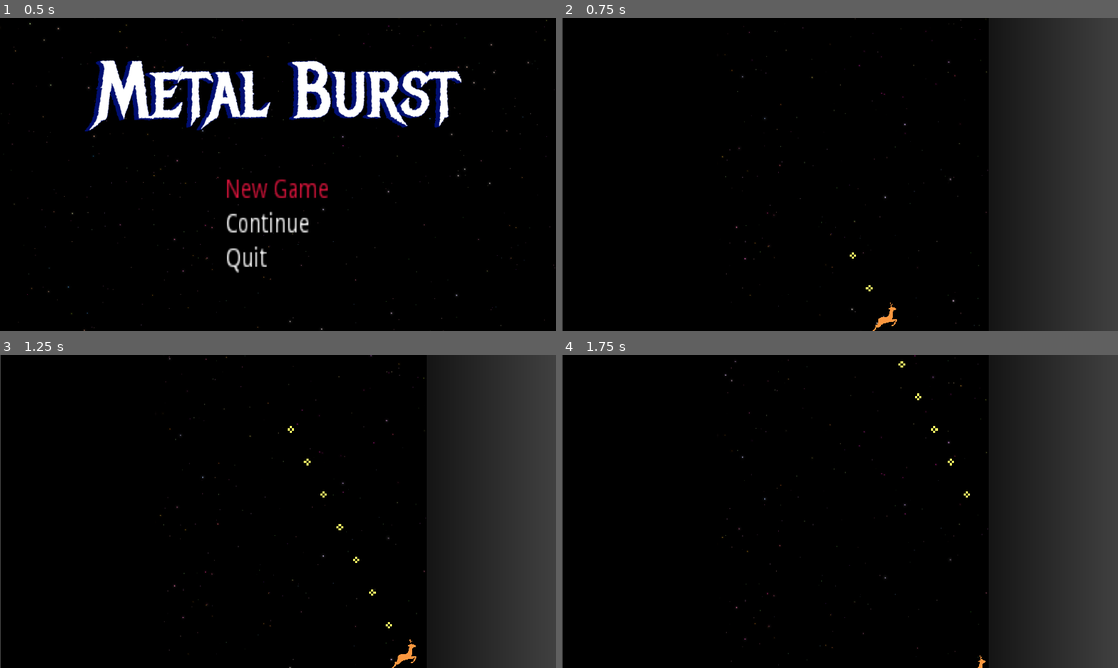
Above: before the commit, frames 1-4 (two rows, left to right).
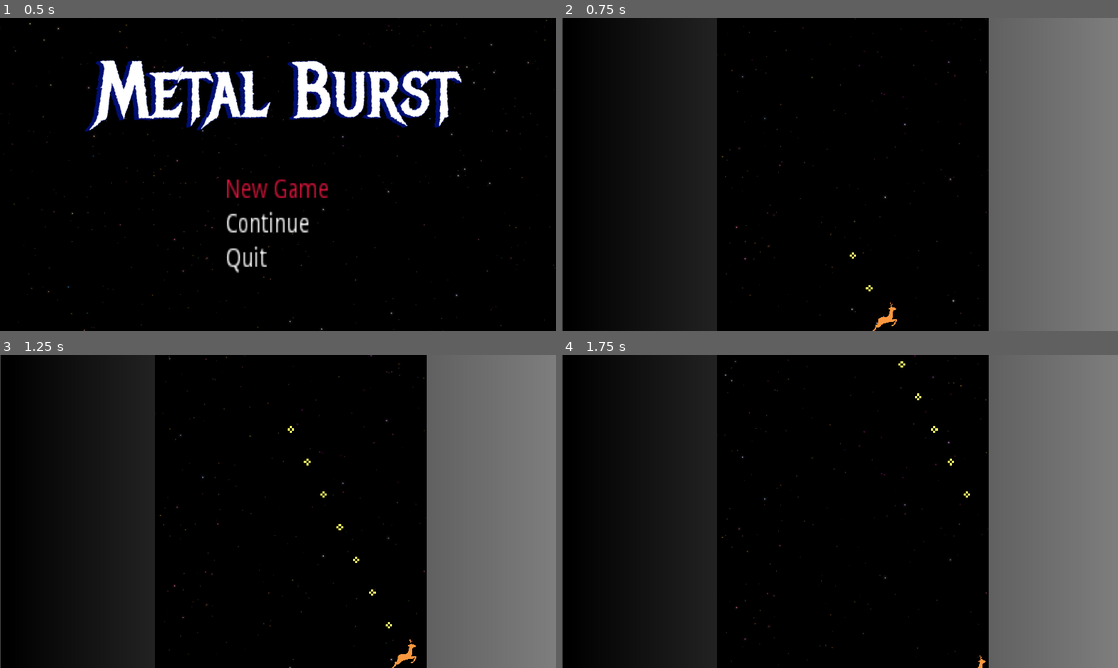
Above: after the commit, the same moments.

Repository: kyperbelt/MetalBurstPGJ
Game: Godot game, scene res://Screens/TitleScreen.tscn
Same seed, same stepped clock (60 frames per second), same inputs: the game is played once before the commit and once after it. The engine's default icon, where the game draws it, is replaced by a stand-in: a white triangle on a blue panel in a dark square.
Inputs (mouse positions are in pixels of both pictures, inside the frame that each line leads up to):
- Up to frame 1 (0.5 s): no input
- Up to frame 2 (0.75 s): tap Enter (ui_accept) at 0.5 s; move the mouse to (962, 158) at 0.52 s; hold D (move_right) from 0.53 s (still down); hold Space (fire) from 0.53 s (still down)
- Up to frame 3 (1.25 s): keep holding D (move_right); keep holding Space (fire); tap Enter (ui_accept) at 0.77 s
- Up to frame 4 (1.75 s): move the mouse to (728, 527) at 1.27 s; release D (move_right) at 1.28 s; release Space (fire) at 1.28 s; hold S (move_down) from 1.28 s (still down); tap Shift (move_slower) at 1.35 s; tap Enter (ui_accept) at 1.52 s

Frame 1 is identical in both runs. In frame 2, 31% of the frame differs, in the area x 20-100%, y 0-100%; in frame 3, 31%; in frame 4, 31%.

Commit message:
Small Changes
-Changed the position of one of the stage foes ; it is no longer off-screen
-Changed the UI gradient slightly so it is now easier to see the left edge of the screen

Diff:
--- a/MetalBurstGame/Stages/TestStage.tscn
+++ b/MetalBurstGame/Stages/TestStage.tscn
@@ -6,7 +6,6 @@
 [ext_resource path="res://placeholder_assets/audio/metal_burst-01.wav" type="AudioStream" id=4]
 
 [sub_resource type="Gradient" id=1]
-offsets = PoolRealArray( 0.324921, 1 )
 
 [sub_resource type="GradientTexture" id=2]
 gradient = SubResource( 1 )
@@ -41,7 +40,7 @@
 [node name="Enemy4" parent="Level" groups=[
 "Enemy",
 ] instance=ExtResource( 2 )]
-position = Vector2( -124.875, -760.919 )
+position = Vector2( 45.5304, -760.919 )
 
 [node name="LevelOneAudioStreamPlayer" type="AudioStreamPlayer" parent="Level"]
 stream = ExtResource( 4 )
